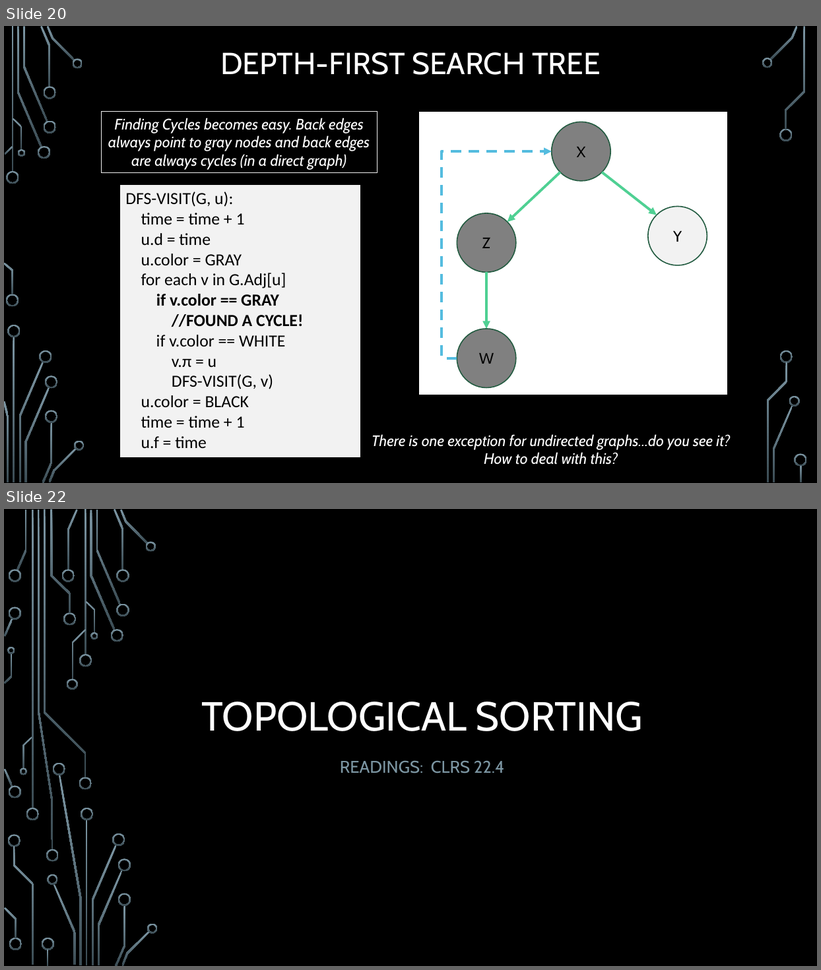
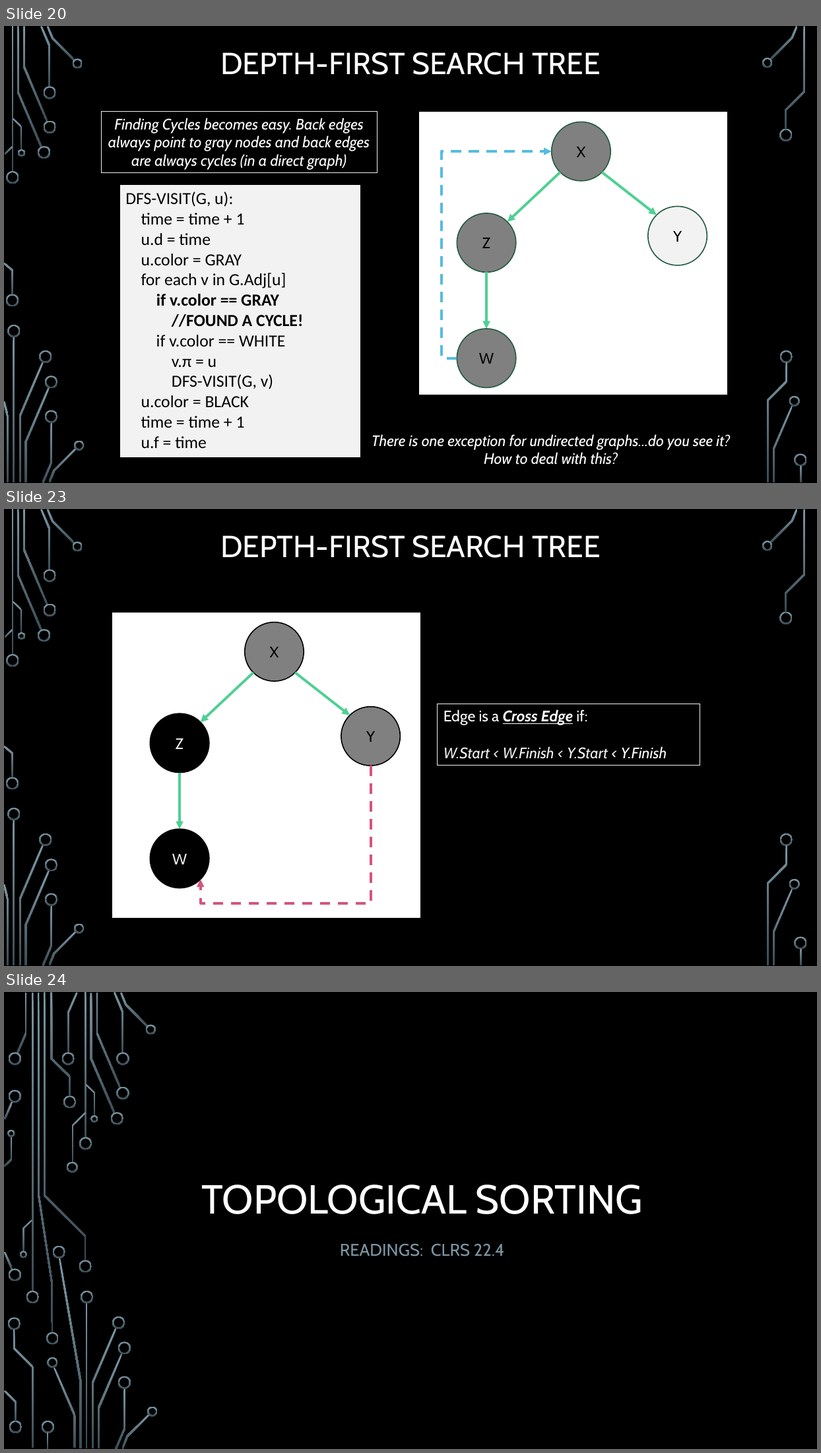
Before and after one commit to markfloryan/dsa2, a slide deck: slides/01-2-GraphsDFSTopoSCC.pptx. Shown one above the other, each under a label of ours: slides 20 and 22 before the commit, slides 20, 23 and 24 after it; the slides between them are not shown. The pictures are 821x970 and 821x1453 pixels, drawn with LibreOffice and Linux fonts; fonts in the diff are those of the drawing; background and template pictures are left out. Boxes give left, top, right and bottom in pixels: in the first picture for what was removed or moved away, otherwise in the second. Text is boxed around its words. In the diff, an @@ line names an element or a change of style, - is before the commit and + after.

```diff
--- a/slides/01-2-GraphsDFSTopoSCC.pptx
+++ b/slides/01-2-GraphsDFSTopoSCC.pptx
@@ slide 23 added at (x1=4, y1=509, x2=817, y2=966), background picture (left out); not listed: 36 template elements that a slide beside it also shows @@
@@ title added at (x1=220, y1=535, x2=601, y2=558), 36 pt, text #FFFFFF @@
+DEPTH-FIRST SEARCH TREE
@@ rectangle added at (x1=438, y1=704, x2=700, y2=765), outline #F2F2F2 0.75 pt, 18 pt, text #FFFFFF, italic @@
+Edge is a Cross Edge if:
+W.Start < W.Finish < Y.Start < Y.Finish
@@ group added at (x1=112, y1=612, x2=421, y2=919): 4 ellipses, 3 arrows, 1 rectangle, 1 elbow arrow @@
+X
+Z
+Y
+W
@@ what was slide 22 is now slide 24 @@
```
Also in this commit, not shown: 3 slides changed, 1 other slide added, 3 other files.
